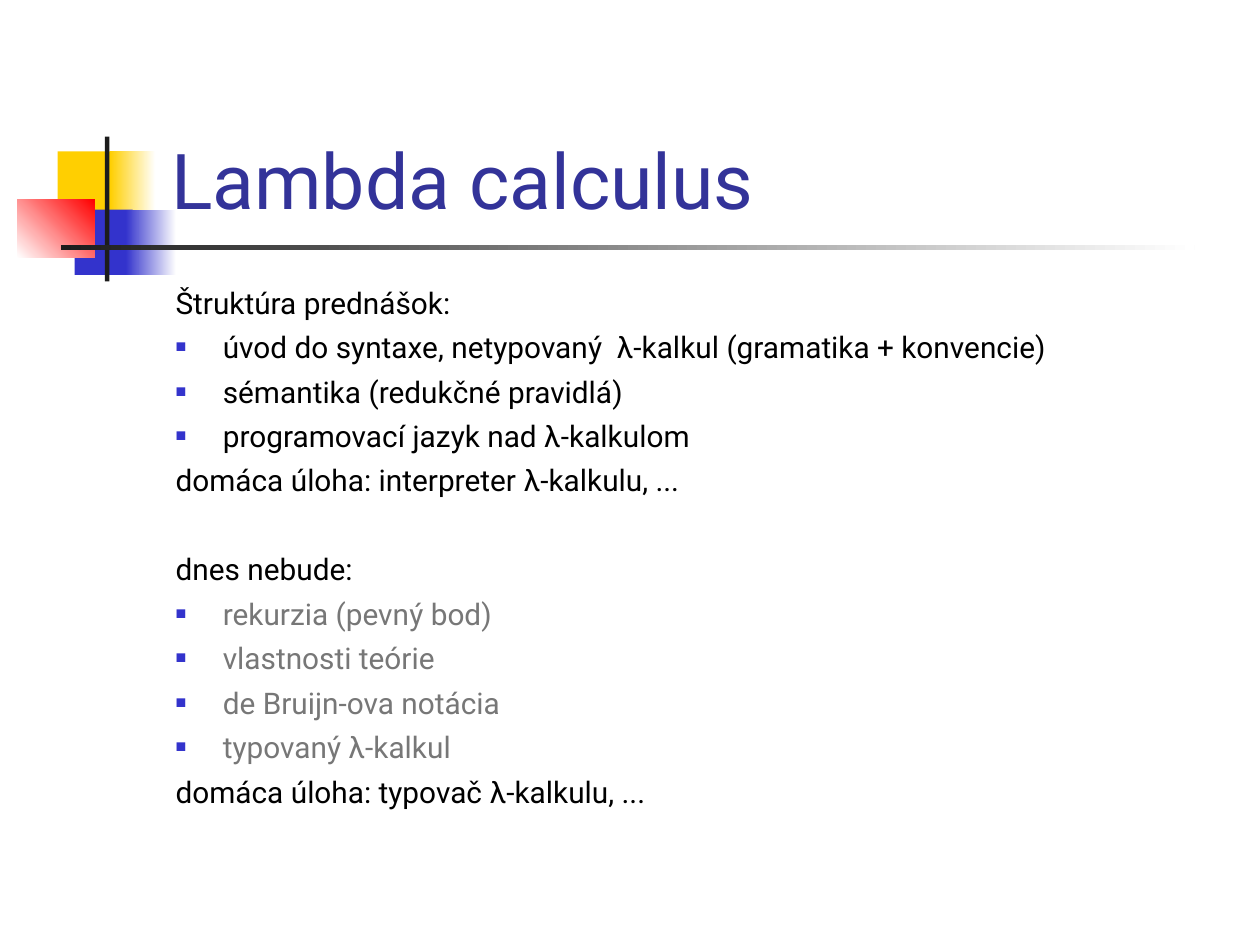
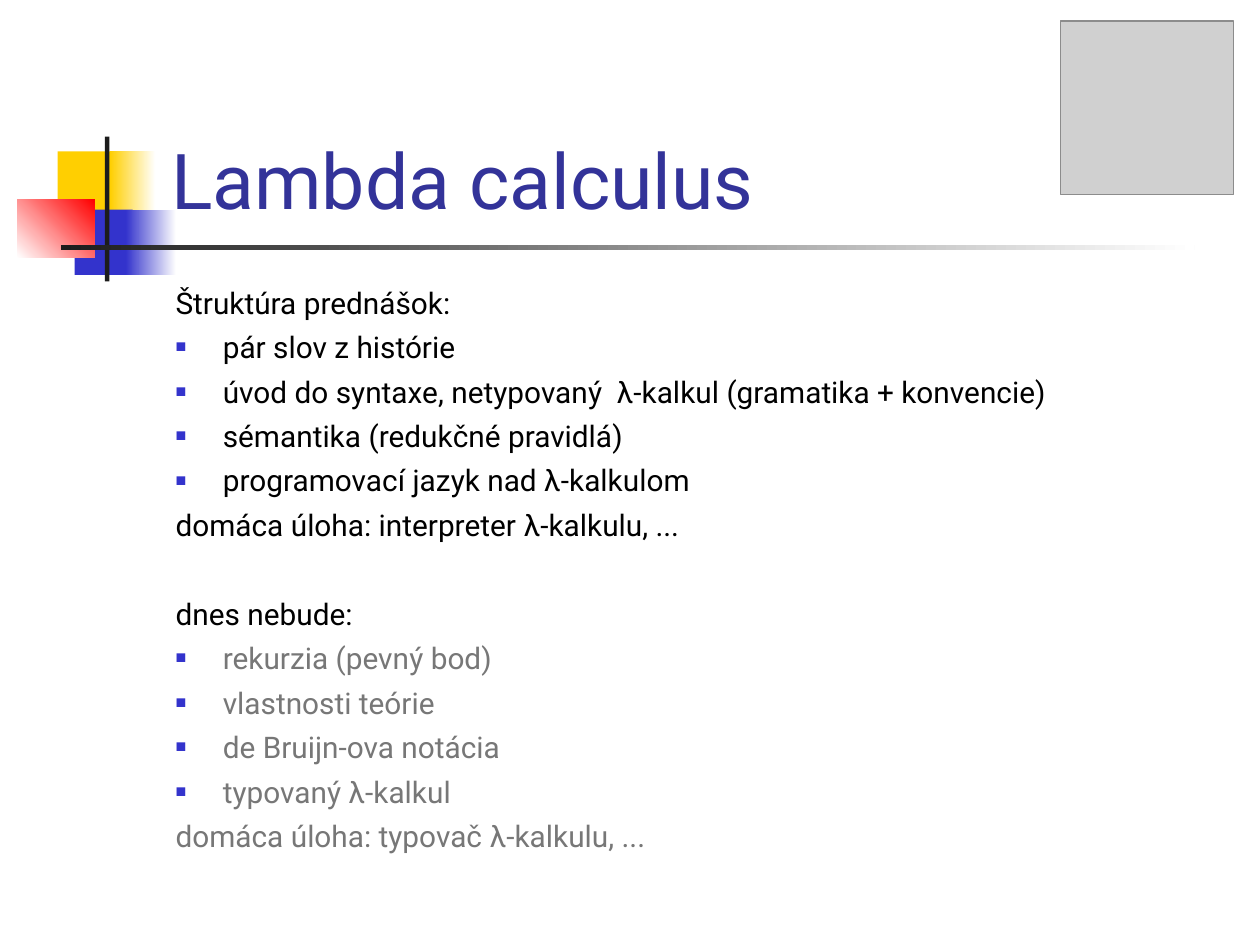
Before and after one commit to Funkcionalne/Prednasky, a slide deck: slide 2 of 05/05_fpro.ppt. Drawn at 1260x945 pixels with LibreOffice and Linux fonts; fonts in the diff are those of the drawing; grey boxes stand for pictures. Boxes give left, top, right and bottom in pixels: in the first picture for what was removed or moved away, otherwise in the second. Text is boxed around its words. In the diff, an @@ line names an element or a change of style, - is before the commit and + after.

```diff
--- a/05/05_fpro.ppt
+++ b/05/05_fpro.ppt
@@ picture added at box(1061, 21, 1235, 195) @@
@@ text at box(223, 335, 456, 364): paragraph added @@
+■ pár slov z histórie
@@ text at box(176, 824, 614, 854): text colour #000000 to #777777 in "domáca úloha: typovač λ-kalkulu, ..." @@
```
Also in this commit, not shown: 3 other slides changed, 2 slides added, 1 other file.
